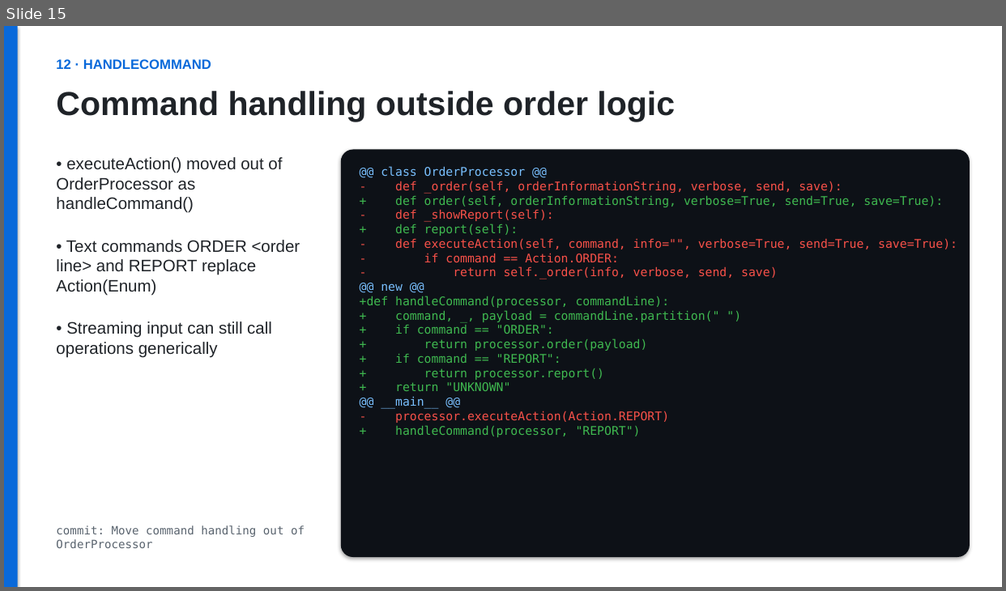
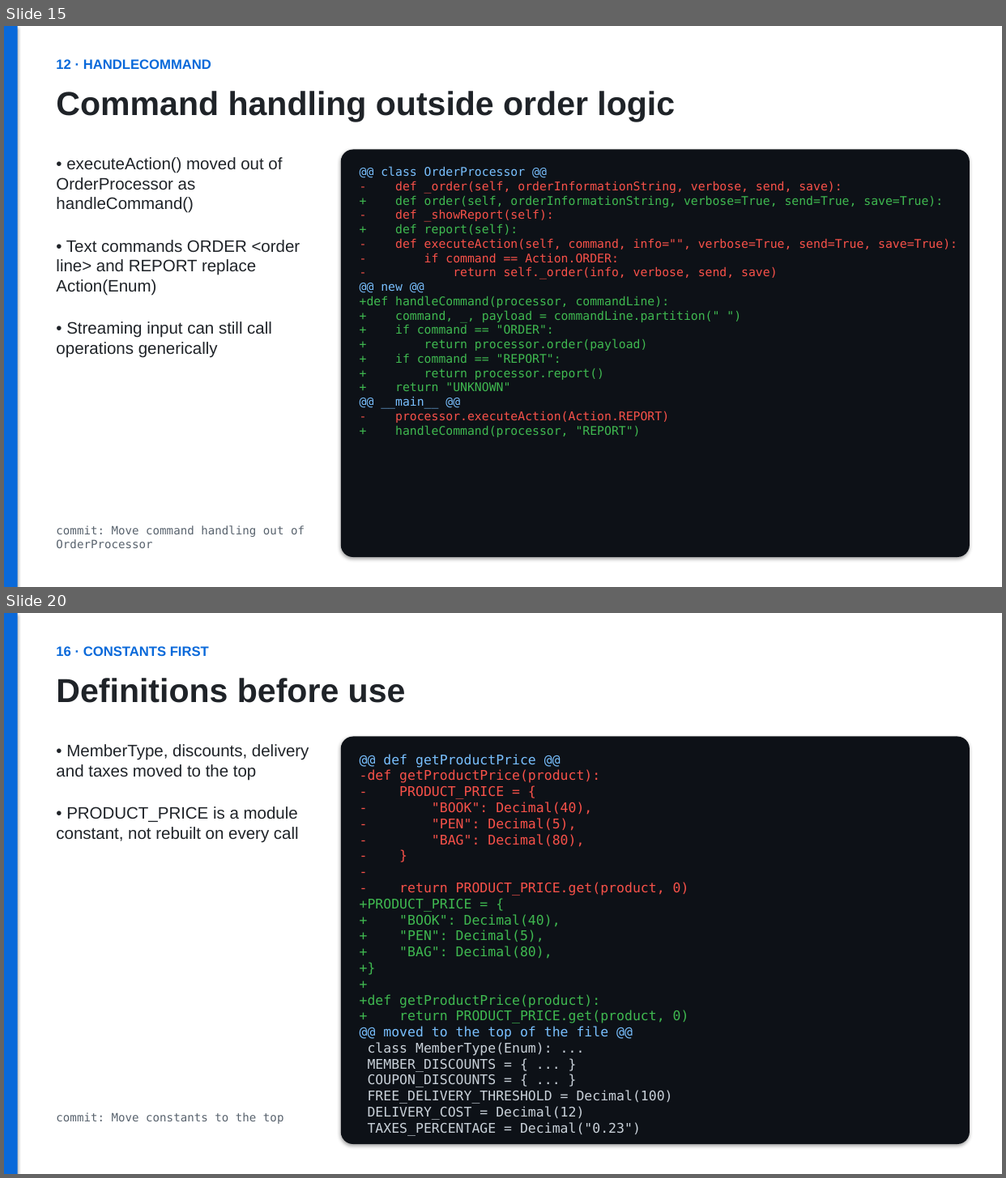
Before and after one commit to zielonyogor/clean-code-exercise, a slide deck: refactoring.pptx. Shown one above the other, each under a label of ours: slide 15 before the commit, slides 15 and 20 after it; the slides between them are not shown. The pictures are 1006x591 and 1006x1178 pixels, drawn with LibreOffice and Linux fonts; fonts in the diff are those of the drawing. Boxes give left, top, right and bottom in pixels: in the first picture for what was removed or moved away, otherwise in the second. Text is boxed around its words. In the diff, an @@ line names an element or a change of style, - is before the commit and + after.

Commit message:
Add second round of changes to the presentation

```diff
--- a/refactoring.pptx
+++ b/refactoring.pptx
@@ slide 20 added at (4, 613, 1002, 1174), background #FFFFFF @@
@@ rectangle added at (4, 613, 18, 1174), fill #0969DA @@
@@ text added at (56, 646, 209, 656), 13 pt, text #0969DA, bold @@
+16 · CONSTANTS FIRST
@@ text added at (56, 678, 406, 703), 32 pt, text #1F2328, bold @@
+Definitions before use
@@ text added at (56, 744, 309, 843), 16 pt, text #1F2328 @@
+• MemberType, discounts, delivery and taxes moved to the top
+• PRODUCT_PRICE is a module constant, not rebuilt on every call
@@ rounded rectangle added at (341, 736, 970, 1144), fill #0D1117, 12.9 pt, text #C9D1D9 @@
+@@ def getProductPrice @@
+-def getProductPrice(product):
+- PRODUCT_PRICE = {
+- "BOOK": Decimal(40),
+- "PEN": Decimal(5),
+- "BAG": Decimal(80),
+- }
+-
+- return PRODUCT_PRICE.get(product, 0)
++PRODUCT_PRICE = {
++ "BOOK": Decimal(40),
++ "PEN": Decimal(5),
++ "BAG": Decimal(80),
++}
++
++def getProductPrice(product):
++ return PRODUCT_PRICE.get(product, 0)
+@@ moved to the top of the file @@
+class MemberType(Enum): ...
+MEMBER_DISCOUNTS = { ... }
+COUPON_DISCOUNTS = { ... }
+FREE_DELIVERY_THRESHOLD = Decimal(100)
+DELIVERY_COST = Decimal(12)
+TAXES_PERCENTAGE = Decimal("0.23")
@@ text added at (56, 1113, 284, 1124), 11 pt, text #59636E @@
+commit: Move constants to the top
```
Also in this commit, not shown: 1 slide changed, 9 other slides added.
